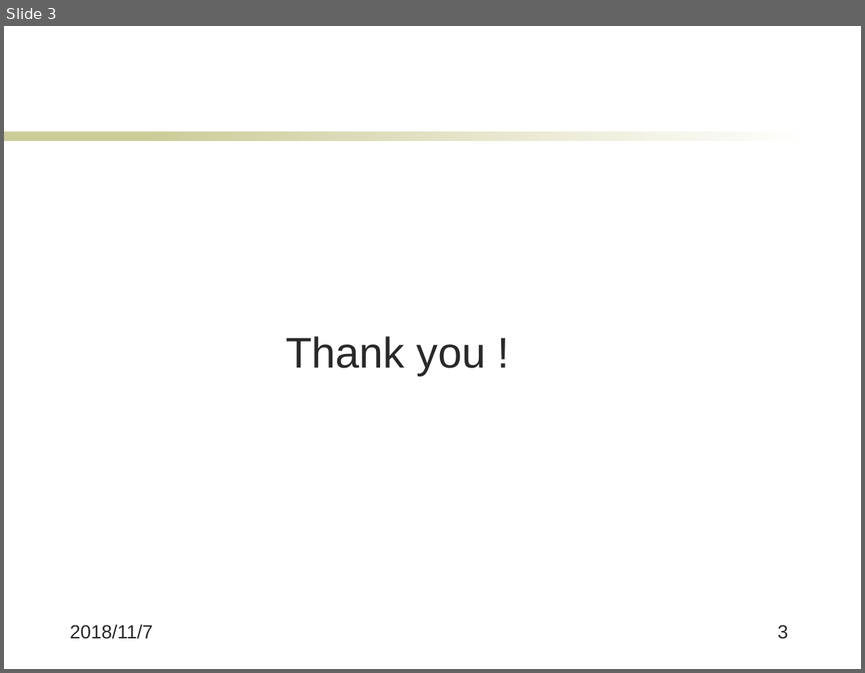
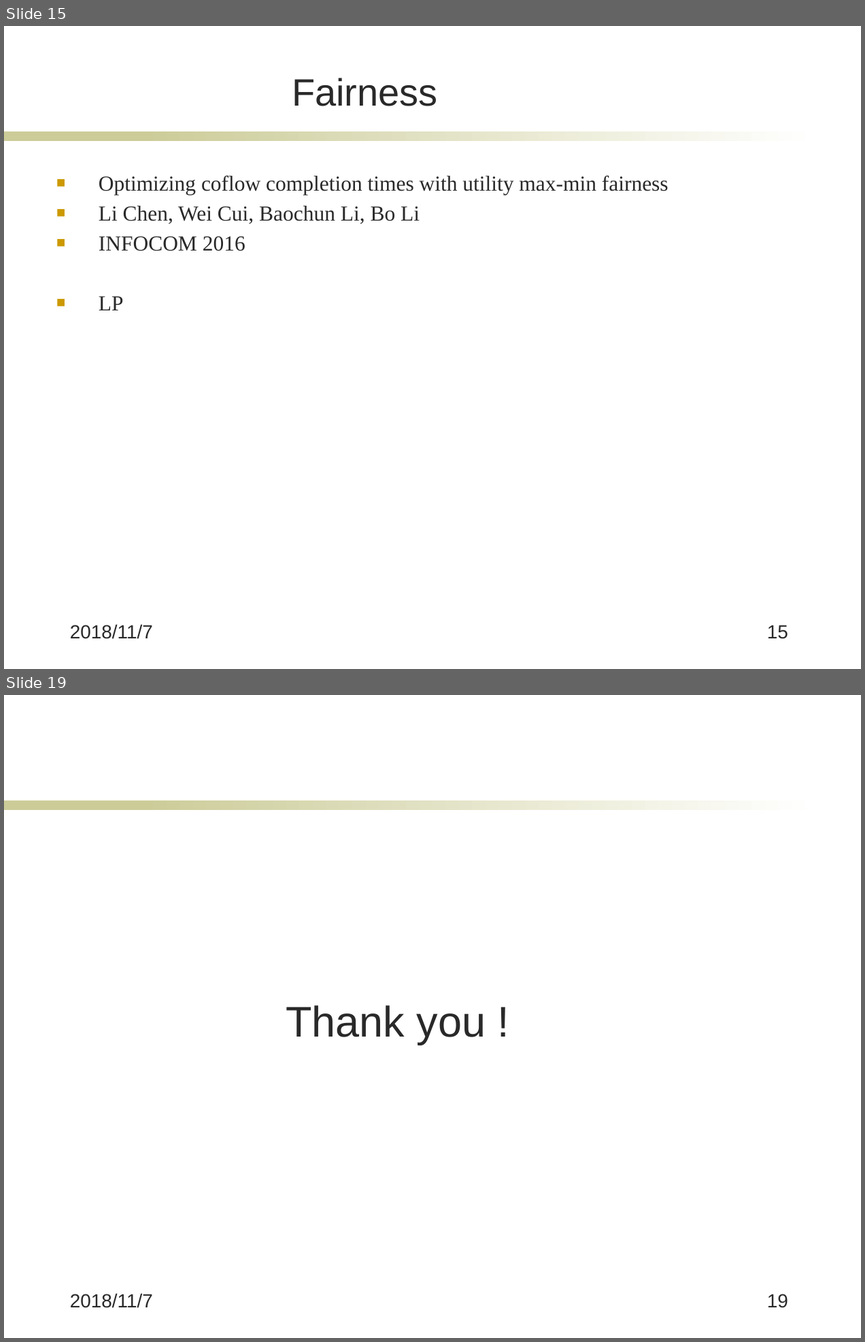
Before and after one commit to jkfhklh/papers-reading, a slide deck: 报告/coflow survey.pptx. Shown one above the other, each under a label of ours: slide 3 before the commit, slides 15 and 19 after it; the slides between them are not shown. The pictures are 865x673 and 865x1342 pixels, drawn with LibreOffice and Linux fonts; fonts in the diff are those of the drawing; background and template pictures are left out. Boxes give left, top, right and bottom in pixels: in the first picture for what was removed or moved away, otherwise in the second. Text is boxed around its words. In the diff, an @@ line names an element or a change of style, - is before the commit and + after.

```diff
--- a/报告/coflow survey.pptx
+++ b/报告/coflow survey.pptx
@@ slide 15 added at <box>4,26,861,669</box>, background #FFFFFF; not listed: 2 template elements that a slide beside it also shows @@
@@ title added at <box>292,78,438,106</box>, 32 pt, text #292929 @@
+Fairness
@@ text added at <box>99,176,668,310</box>, 18 pt, text #292929 @@
+■ Optimizing coflow completion times with utility max-min fairness
+■ Li Chen, Wei Cui, Baochun Li, Bo Li
+■ INFOCOM 2016
+■ LP
@@ text added at <box>70,624,153,639</box>, 16 pt, text #292929 @@
+2018/11/7
@@ page number added at <box>767,624,788,639</box>, 16 pt, text #292929 @@
+15
@@ what was slide 3 is now slide 19 @@
@@ page number at <box>767,1293,788,1308</box>: text changed @@
-3
+19
```
Also in this commit, not shown: 1 slide changed, 15 other slides added, 2 other files.
